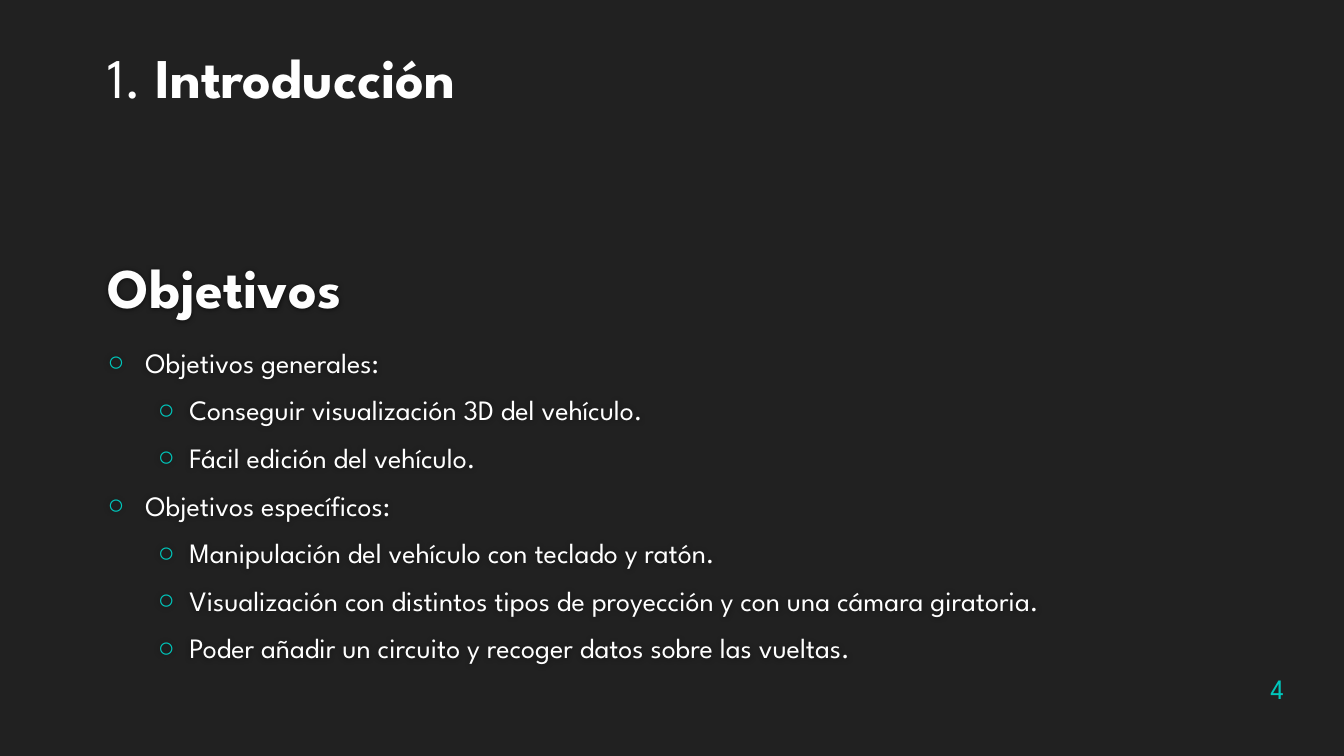
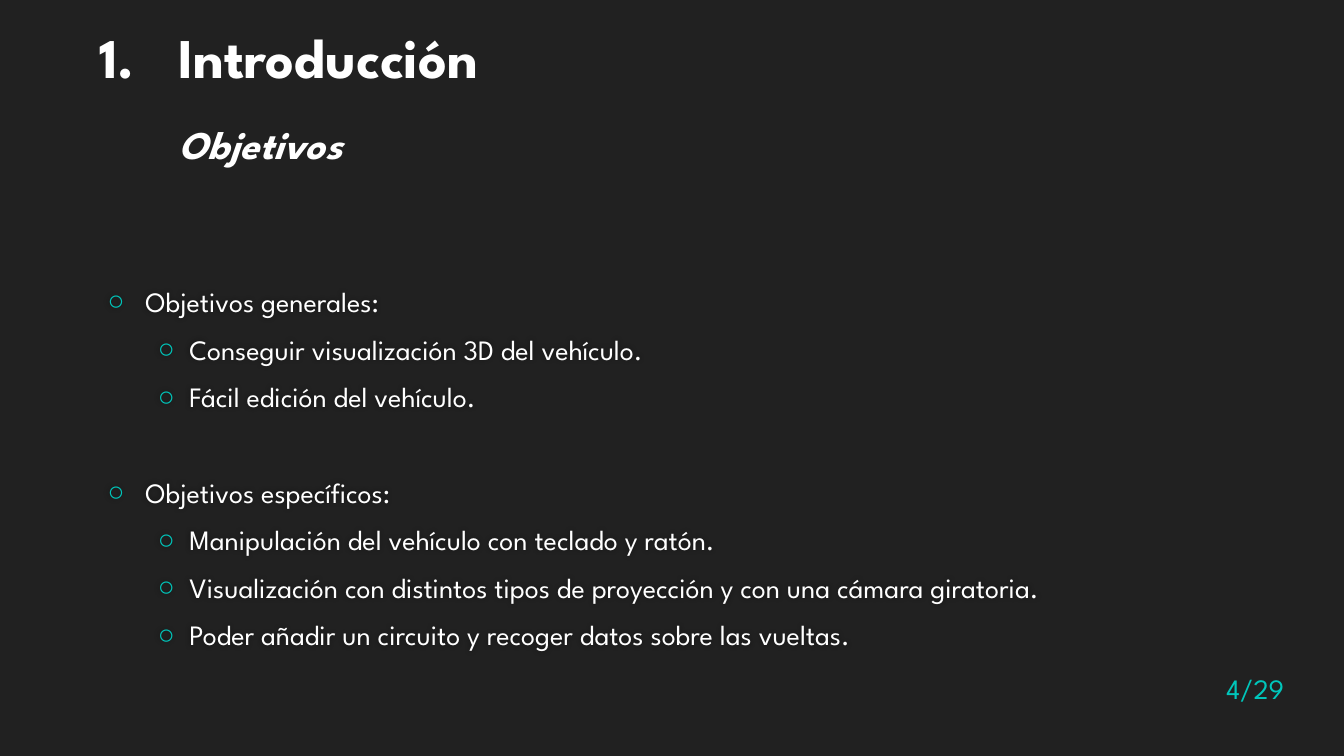
Before and after one commit to Zigic23/TFG-RobotSiguelineas, a slide deck: slide 4 of Presentación/Presentacion TFG.pptx. Drawn at 1344x756 pixels with LibreOffice and Linux fonts; fonts in the diff are those of the drawing; background and template pictures are left out. Boxes give left, top, right and bottom in pixels: in the first picture for what was removed or moved away, otherwise in the second. Text is boxed around its words. In the diff, an @@ line names an element or a change of style, - is before the commit and + after.

```diff
--- a/Presentación/Presentacion TFG.pptx
+++ b/Presentación/Presentacion TFG.pptx
@@ text "1. Introducción": place and size @@
-text "1. Introducción" at [107,59,456,99]
+text "1. Introducción" at [100,39,478,168]
@@ text at [100,39,478,79]: bold on in "1."; more space between paragraphs @@
@@ text at [178,132,342,168]: paragraph added @@
+Objetivos
@@ text "Objetivos generales:" rewrapped from [145,353,1038,664] to [145,292,1038,651] @@
@@ title removed at [108,269,342,321] @@
-Objetivos
@@ page number at [1226,679,1284,702]: text changed @@
-4
+4/29
```
Also in this commit, not shown: 27 other slides changed, 1 slide added, 1 slide removed, 4 other files.
